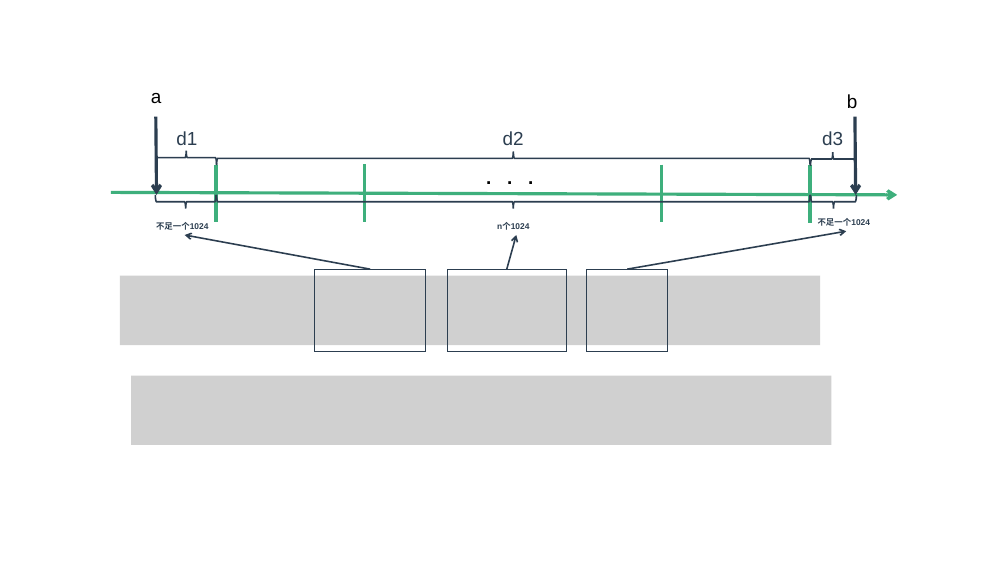
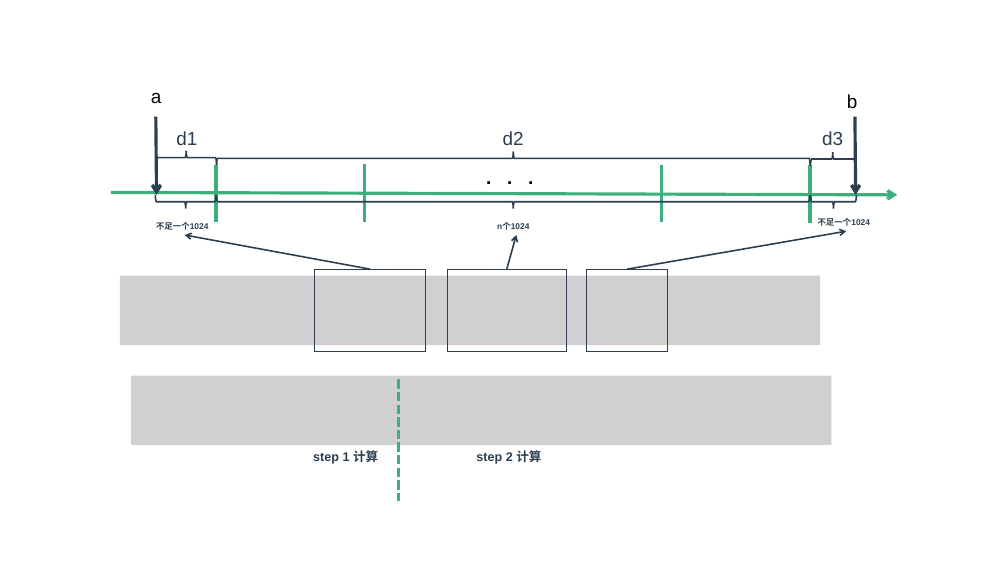
Before and after one commit to zaiqiang-dong/zaiqiang, a slide deck: slide 5 of picture/ppt/process/process.pptx. Drawn at 1008x567 pixels with LibreOffice and Linux fonts; fonts in the diff are those of the drawing; grey boxes stand for pictures. Boxes give left, top, right and bottom in pixels: in the first picture for what was removed or moved away, otherwise in the second. Text is boxed around its words. In the diff, an @@ line names an element or a change of style, - is before the commit and + after.

```diff
--- a/picture/ppt/process/process.pptx
+++ b/picture/ppt/process/process.pptx
@@ line added from (399, 380) to (399, 501), #3EAF7C 3 pt dashed @@
@@ text added at [313, 450, 378, 464], 12 pt, text #2C3E50, bold @@
+step 1 计算
@@ text added at [476, 450, 541, 464], 12 pt, text #2C3E50, bold @@
+step 2 计算
```
Also in this commit, not shown: 11 slides added, 9 slides removed, 23 other files.
